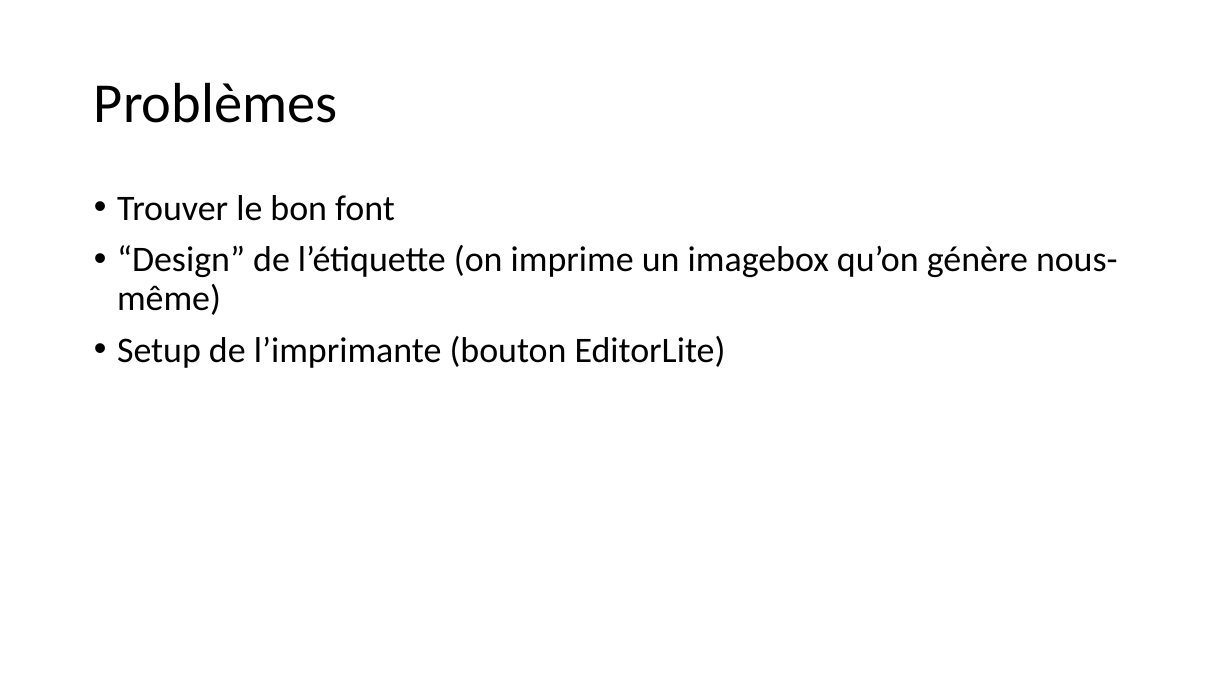
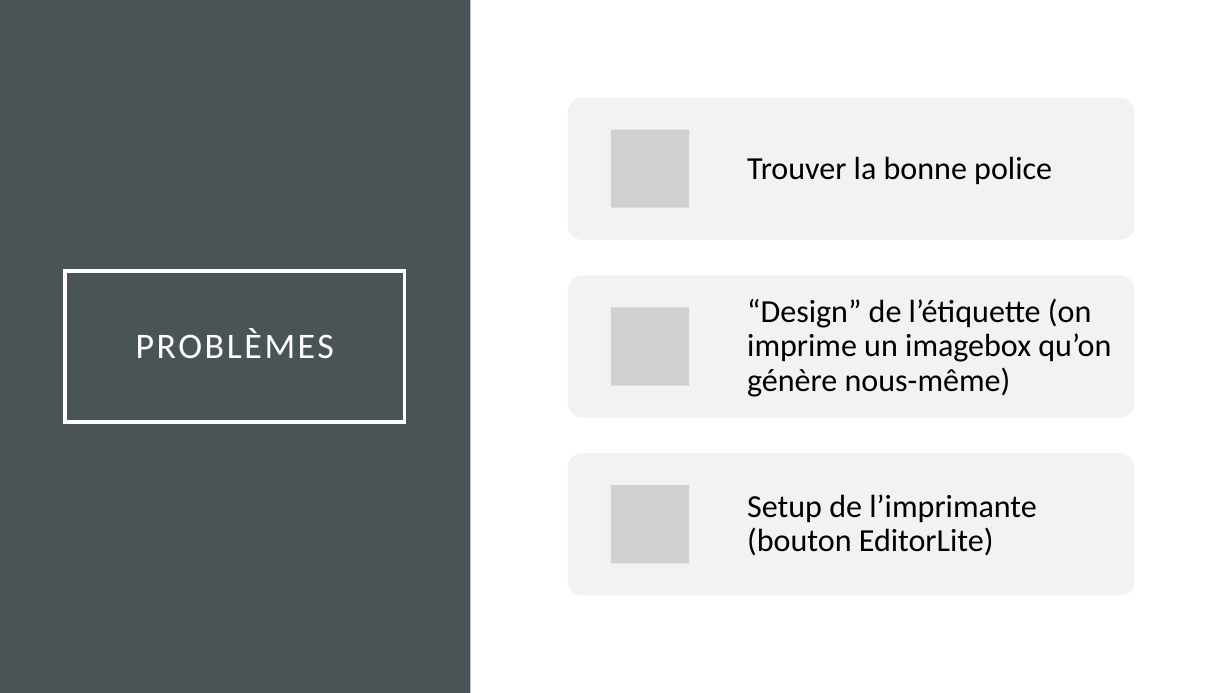
Before and after one commit to 1732956/ESP, a slide deck: slide 7 of Presentations/Défi ESP.pptx. Drawn at 1232x693 pixels with LibreOffice and Linux fonts; fonts in the diff are those of the drawing; grey boxes stand for pictures. Boxes give left, top, right and bottom in pixels: in the first picture for what was removed or moved away, otherwise in the second. Text is boxed around its words. In the diff, an @@ line names an element or a change of style, - is before the commit and + after.

```diff
--- a/Presentations/Défi ESP.pptx
+++ b/Presentations/Défi ESP.pptx
@@ rectangle added at (0,0,470,693), fill #4A5356 @@
@@ text removed at (117,195,1118,368) @@
-• Trouver le bon font
-• “Design” de l’étiquette (on imprime un imagebox qu’on génère nous-même)
-• Setup de l’imprimante (bouton EditorLite)
@@ title "PROBLÈMES": place and size @@
-title "PROBLÈMES" at (94,82,338,123)
+title "PROBLÈMES" at (65,271,405,422)
@@ title "PROBLÈMES" at (65,271,405,422): outline none to #FFFFFF 2.5 pt @@
@@ title at (136,328,334,358): text changed; size 44 to 28 pt; text colour #000000 to #FFFFFF @@
-Problèmes
+PROBLÈMES
@@ group added at (568,98,1135,595): 3 rounded rectangles, 3 pictures, 3 texts @@
+Trouver la bonne police
+“Design” de l’étiquette (on imprime un imagebox qu’on génère nous-même)
+Setup de l’imprimante (bouton EditorLite)
```
Also in this commit, not shown: 7 other slides changed, 1 other file.
